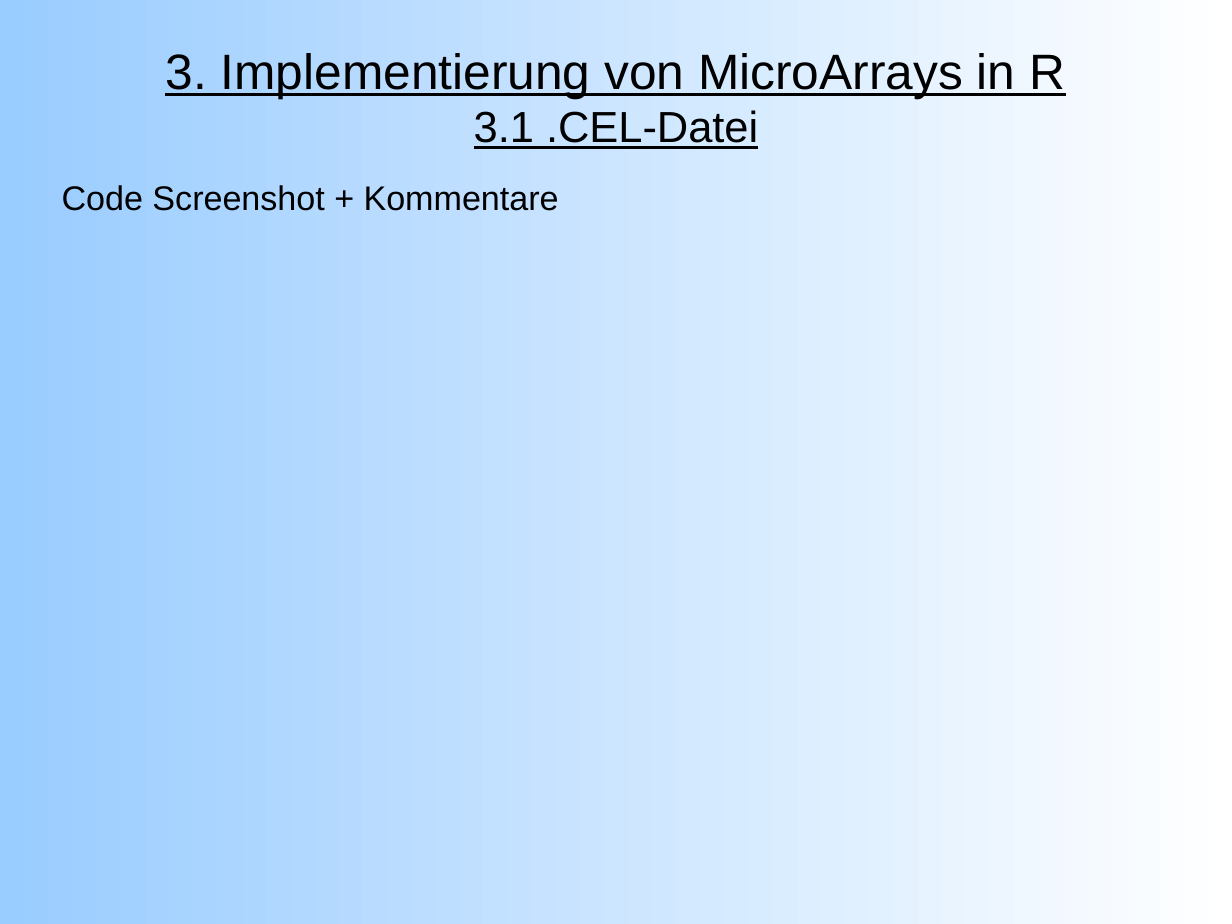
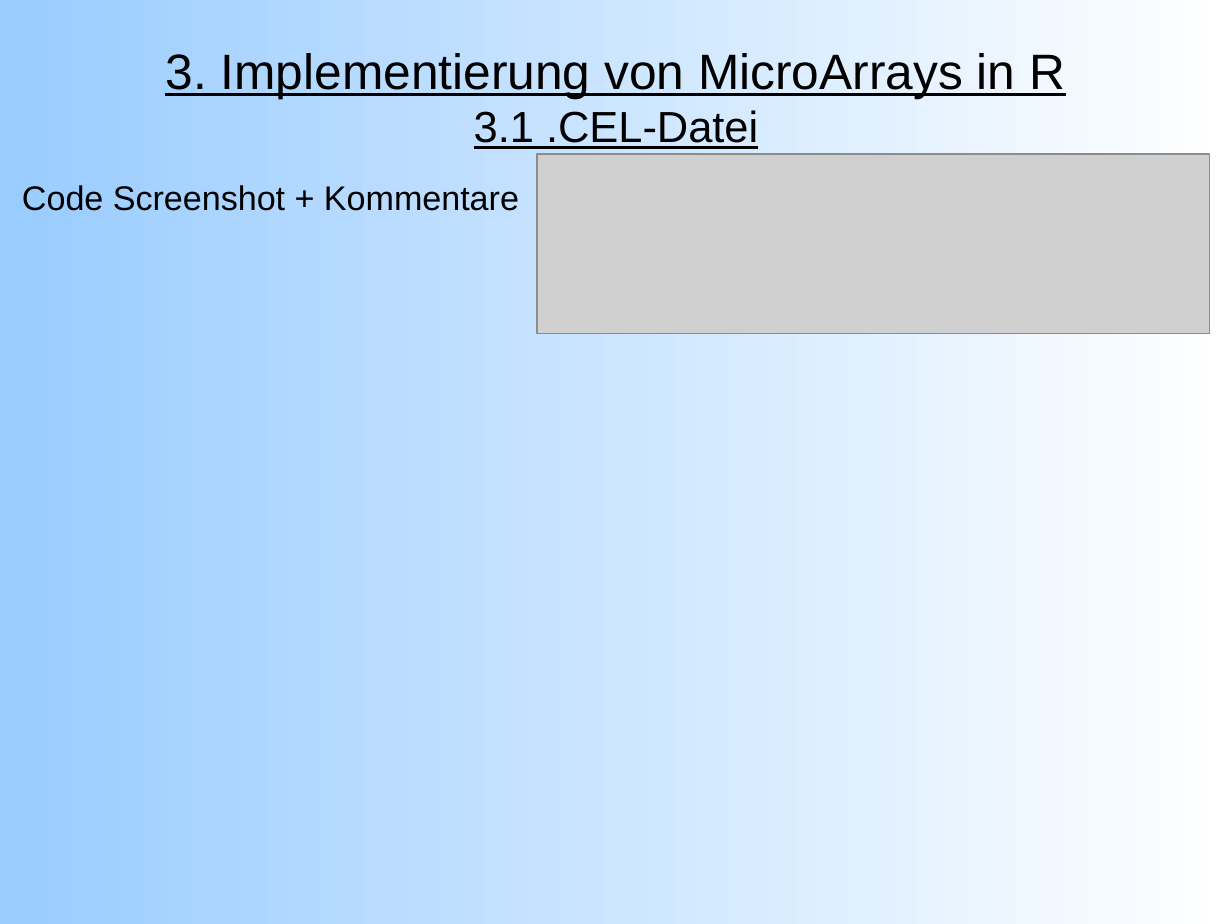
Before and after one commit to emmkey/GenEx, a slide deck: slide 8 of W1 Praesentation.odp. Drawn at 1232x924 pixels with LibreOffice and Linux fonts; fonts in the diff are those of the drawing; grey boxes stand for pictures. Boxes give left, top, right and bottom in pixels: in the first picture for what was removed or moved away, otherwise in the second. Text is boxed around its words. In the diff, an @@ line names an element or a change of style, - is before the commit and + after.

```diff
--- a/W1 Praesentation.odp
+++ b/W1 Praesentation.odp
@@ text "Code Screenshot + Kommentare": place and size @@
-text "Code Screenshot + Kommentare" at bbox=[62, 185, 559, 211]
+text "Code Screenshot + Kommentare" at bbox=[22, 185, 519, 211]
@@ picture added at bbox=[538, 154, 1211, 333] @@
```
Also in this commit, not shown: 10 other slides changed, 1 slide added, 1 other file.
